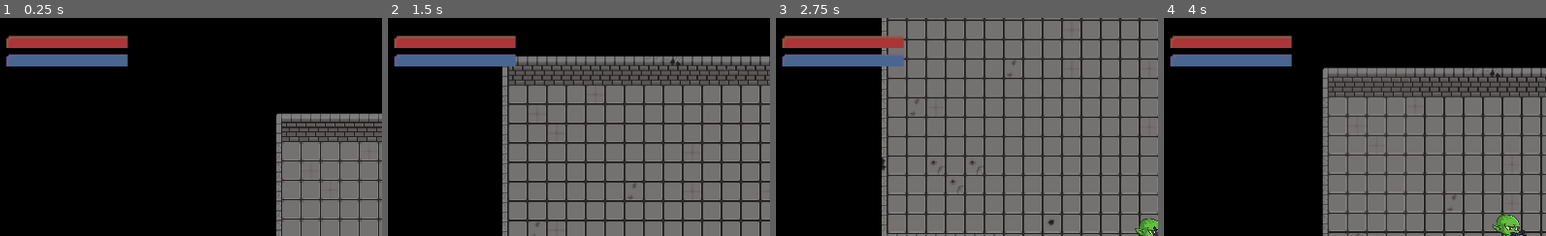
Above: before the commit, frames 1-4 (left to right).
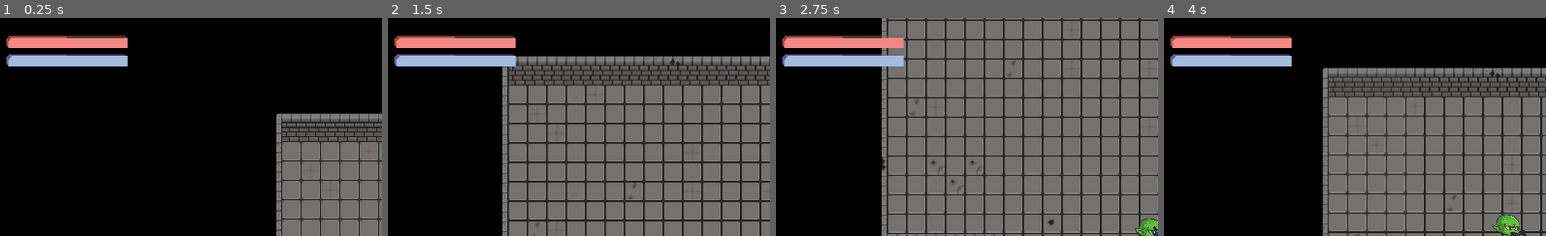
Above: after the commit, the same moments.

Repository: WilliCochrane/Game_Jam_1_2024
Game: Godot game, scene res://node_2d.tscn
Two runs of this game, one before a commit and one after it. Both use one fixed random seed, a clock stepped at 60 frames per second and the inputs below.
Inputs (mouse positions are % of the whole screen's width and height, from its top left):
- Up to frame 1 (0.25 s): no input
- Up to frame 2 (1.5 s): move the mouse to (72, 45) at 0.52 s; hold Right (ui_right) 0.53-1.28 s; move the mouse to (29, 55) at 1.27 s; hold Down (ui_down) from 1.28 s (still down)
- Up to frame 3 (2.75 s): move the mouse to (59, 28) at 2.02 s; release Down (ui_down) at 2.03 s; hold Right (ui_right) from 2.03 s (still down)
- Up to frame 4 (4 s): move the mouse to (44, 70) at 2.77 s; release Right (ui_right) at 2.78 s; hold Up (ui_up) 2.78-3.53 s; move the mouse to (80, 65) at 3.52 s; hold Left (ui_left) from 3.53 s (still down)
The pictures show only the part of the screen within x 0-50%, y 0-50%; the shares and areas given below are measured in that part.

The runs differ from the first frame. In frame 1, 3.2% of the frame differs, in the area x 1-34%, y 8-23%; in frame 2, 3.2%; in frame 3, 3.2%; in frame 4, 3.2%.

Commit message:
health and mana signals setup
Damaged bar timer, mana usage bar timer and mana regen timer

Diff:
--- a/Gold game jam/Entities/Player/player.tscn
+++ b/Gold game jam/Entities/Player/player.tscn
@@ -189,10 +189,8 @@
 stretch_margin_top = 3
 stretch_margin_right = 3
 stretch_margin_bottom = 3
-texture_under = ExtResource("5_2y74i")
 texture_over = ExtResource("6_gv1sl")
 texture_progress = ExtResource("5_2y74i")
-tint_under = Color(0.101961, 0.117647, 0.164706, 1)
 tint_over = Color(0.521569, 0.384314, 0.278431, 1)
 tint_progress = Color(0.67451, 0.207843, 0.219608, 1)
 
@@ -209,11 +207,9 @@
 stretch_margin_right = 3
 stretch_margin_bottom = 3
 texture_under = ExtResource("5_2y74i")
-texture_over = ExtResource("6_gv1sl")
 texture_progress = ExtResource("5_2y74i")
 tint_under = Color(0.101961, 0.117647, 0.164706, 1)
-tint_over = Color(0.521569, 0.384314, 0.278431, 1)
-tint_progress = Color(0.67451, 0.207843, 0.219608, 1)
+tint_progress = Color(0.952941, 0.533333, 0.513726, 1)
 
 [node name="Mana_bar" type="TextureProgressBar" parent="ui"]
 clip_contents = true
@@ -229,10 +225,8 @@
 stretch_margin_top = 3
 stretch_margin_right = 3
 stretch_margin_bottom = 3
-texture_under = ExtResource("5_2y74i")
 texture_over = ExtResource("6_gv1sl")
 texture_progress = ExtResource("5_2y74i")
-tint_under = Color(0.192157, 0.0784314, 0.109804, 1)
 tint_over = Color(0.494118, 0.352941, 0.54902, 1)
 tint_progress = Color(0.282353, 0.4, 0.568627, 1)
 
@@ -249,11 +243,24 @@
 stretch_margin_right = 3
 stretch_margin_bottom = 3
 texture_under = ExtResource("5_2y74i")
-texture_over = ExtResource("6_gv1sl")
 texture_progress = ExtResource("5_2y74i")
 tint_under = Color(0.192157, 0.0784314, 0.109804, 1)
-tint_over = Color(0.494118, 0.352941, 0.54902, 1)
-tint_progress = Color(0.282353, 0.4, 0.568627, 1)
+tint_progress = Color(0.643137, 0.737255, 0.87451, 1)
+
+[node name="Damaged" type="Timer" parent="."]
+wait_time = 0.4
+one_shot = true
+
+[node name="Mana_usage" type="Timer" parent="."]
+wait_time = 0.4
+one_shot = true
+
+[node name="Mana_regen" type="Timer" parent="."]
+wait_time = 3.0
+one_shot = true
 
 [connection signal="shoot" from="." to="Weapon" method="_on_player_shoot"]
 [connection signal="shoot_stop" from="." to="Weapon" method="_on_player_shoot_stop"]
+[connection signal="timeout" from="Damaged" to="." method="_on_damaged_timeout"]
+[connection signal="timeout" from="Mana_usage" to="." method="_on_mana_usage_timeout"]
+[connection signal="timeout" from="Mana_regen" to="." method="_on_mana_regen_timeout"]
